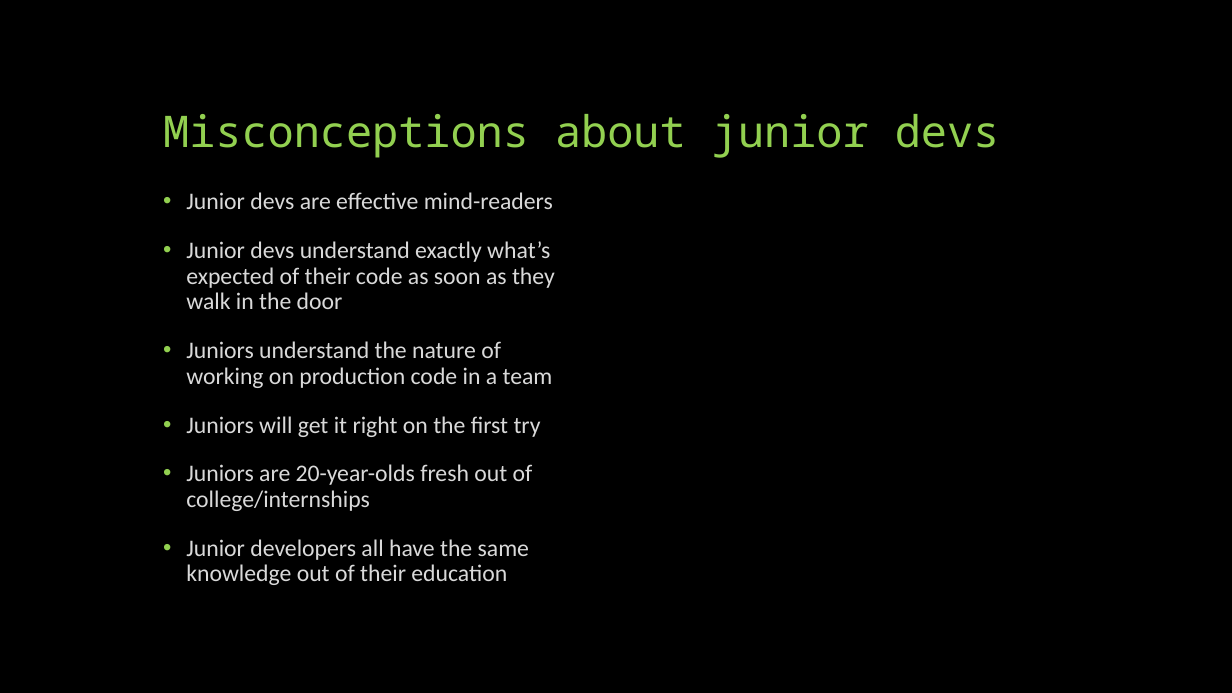
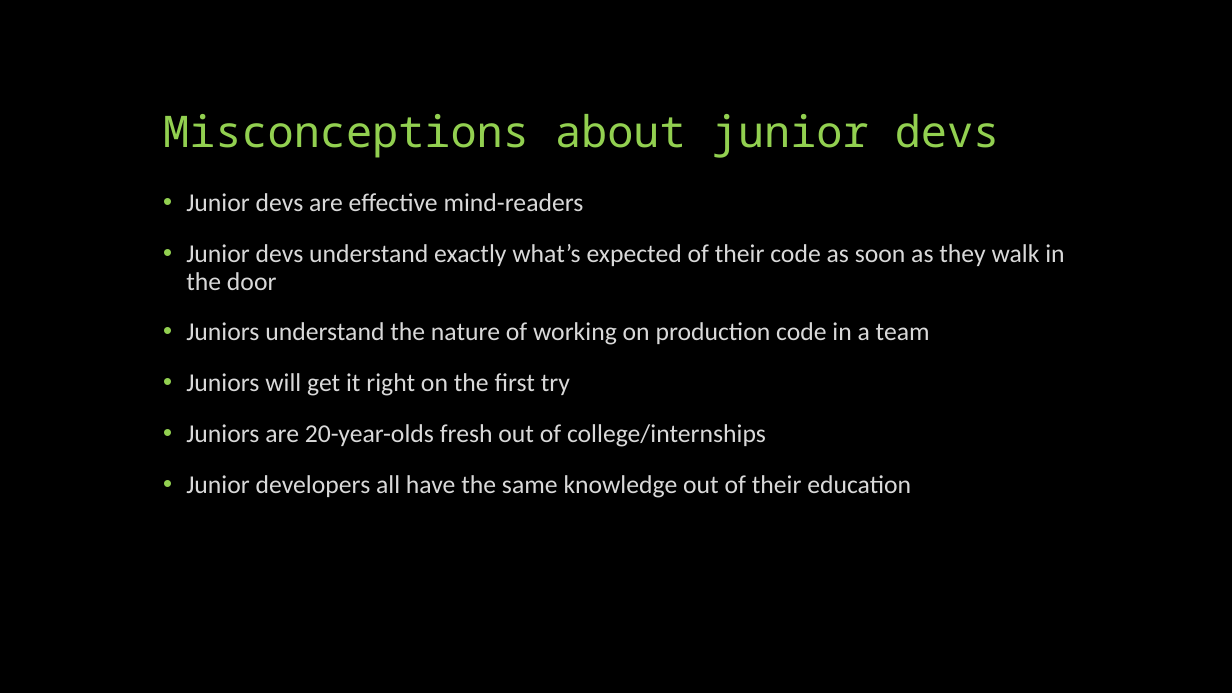
Before and after one commit to geekygirlsarah/talk-building-your-team-to-last, a slide deck: slide 5 of Building Your Team to Last.pptx (slide 4 before the commit). Drawn at 1232x693 pixels with LibreOffice and Linux fonts; fonts in the diff are those of the drawing. Boxes give left, top, right and bottom in pixels: in the first picture for what was removed or moved away, otherwise in the second. Text is boxed around its words. In the diff, an @@ line names an element or a change of style, - is before the commit and + after.

```diff
--- a/Building Your Team to Last.pptx
+++ b/Building Your Team to Last.pptx
@@ text "Junior devs are effective mind-readers" at <box>186,193,1064,498</box>: size 18.5 to 20 pt @@
```
Also in this commit, not shown: 9 other slides changed, 3 slides added, 1 slide removed.
